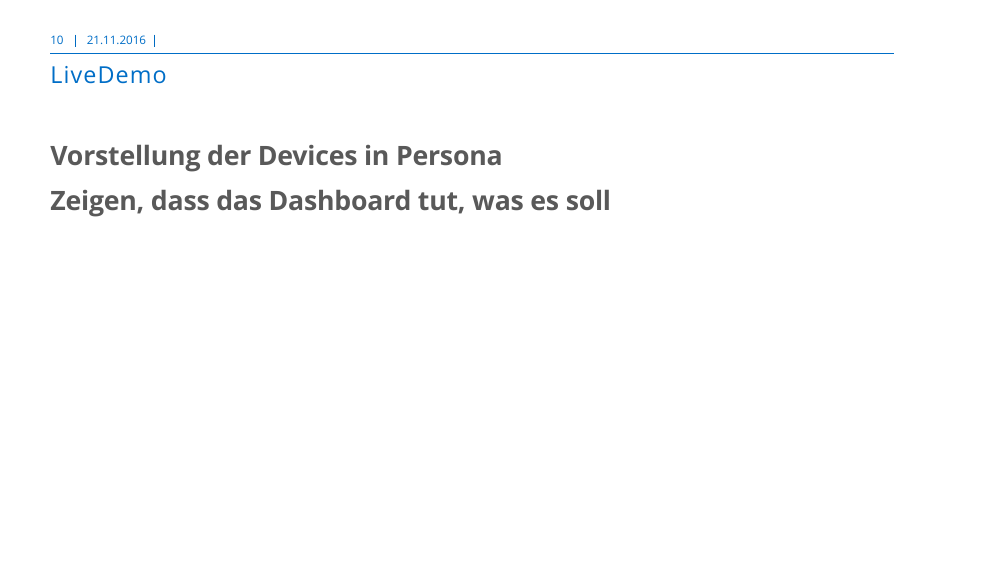
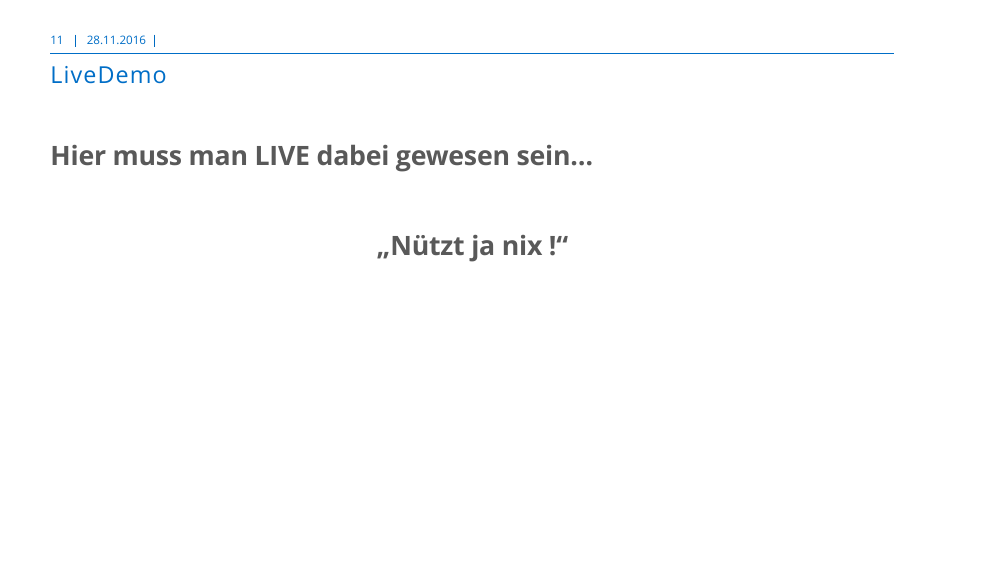
Before and after one commit to donnerruebe/IoTplay, a slide deck: slide 11 of doc/adesso_Template_summIT.pptx (slide 10 before the commit). Drawn at 1008x567 pixels with LibreOffice and Linux fonts; fonts in the diff are those of the drawing; background and template pictures are left out. Boxes give left, top, right and bottom in pixels: in the first picture for what was removed or moved away, otherwise in the second. Text is boxed around its words. In the diff, an @@ line names an element or a change of style, - is before the commit and + after.

```diff
--- a/doc/adesso_Template_summIT.pptx
+++ b/doc/adesso_Template_summIT.pptx
@@ page number at (x1=50, y1=35, x2=63, y2=44): text changed @@
-10
+11
@@ text at (x1=87, y1=35, x2=146, y2=44): text changed @@
-21.11.2016
+28.11.2016
@@ text at (x1=50, y1=144, x2=594, y2=262): text changed @@
-Vorstellung der Devices in Persona
-Zeigen, dass das Dashboard tut, was es soll
+Hier muss man LIVE dabei gewesen sein…
+„Nützt ja nix !“
```
Also in this commit, not shown: 10 other slides changed, 1 slide added.
